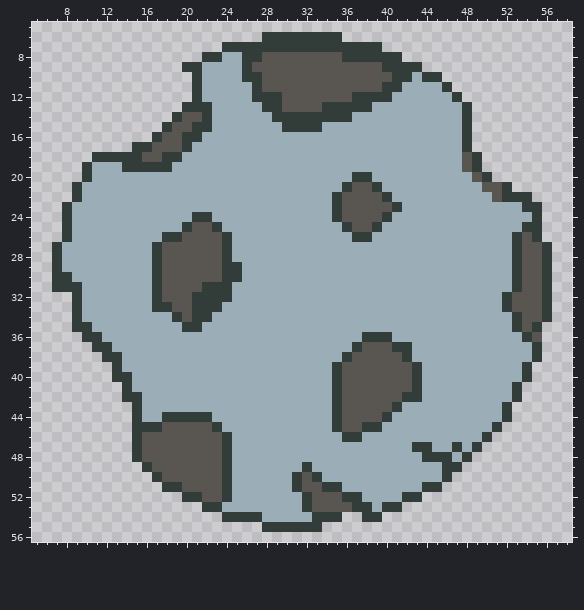
One commit to this pixel-art sprite: assets/textures/v0idp/m2.png. The first picture shows the starting point.
The file is 64x64 pixels. Shown: x 5..58, y 5..56.
Now the later version:
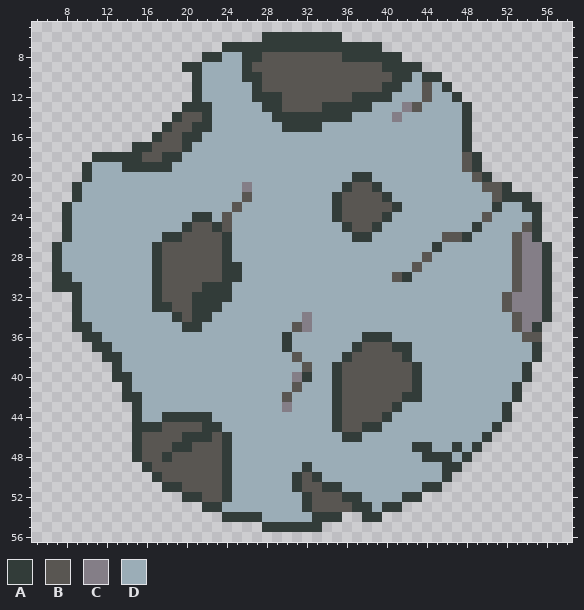
Palette (. is transparent): A #323c39  B #595652  C #847e87  D #9badb7
Change:
The author changed colour B to colour A in row 45 at x 22; in row 46 at x 20 to 22; in row 47 at x 19 to 20; in row 48 at x 18.
The author changed colour D to colour A in row 23 at x 51; in row 25 at x 49; in row 26 at x 48; in row 27 at x 45; in row 30 at x 42; in rows 36 to 37 at x 30.
The author changed colour D to colour A in row 40 at x 32.
The author changed colour A to colour B in row 25 at x 54; in rows 26 to 31 at x 53; in rows 32 to 33 at x 52; in rows 34 to 35 at x 53; in row 36 at x 54.
The author changed colour D to colour B in rows 11 to 12 at x 44; in row 13 at x 43; in row 22 at x 26; in row 23 at x 25; in row 24 at x 24 and 50; in row 25 at x 24.
The author changed colour D to colour B in row 26 at x 46 to 47; in row 28 at x 44; in row 29 at x 43; in row 30 at x 41; in row 35 at x 31; in row 38 at x 31.
The author changed colour D to colour B in row 39 at x 32; in row 41 at x 31; in row 42 at x 30.
The author changed colour B to colour C in row 26 at x 54; in rows 27 to 31 at x 54 to 55; in rows 32 to 33 at x 53 to 55; in row 34 at x 54 to 55; in row 35 at x 54.
The author changed colour D to colour C in row 13 at x 42; in row 14 at x 41; in row 21 at x 26; in rows 34 to 35 at x 32; in row 40 at x 31; in row 43 at x 30.
Boxes around the changes in both pictures, in picture pixels (x1, y1, x2, y2):
changed: (392, 82, 432, 122)
changed: (222, 182, 252, 232)
changed: (392, 202, 542, 342)
changed: (282, 312, 312, 412)
changed: (162, 422, 212, 462)
